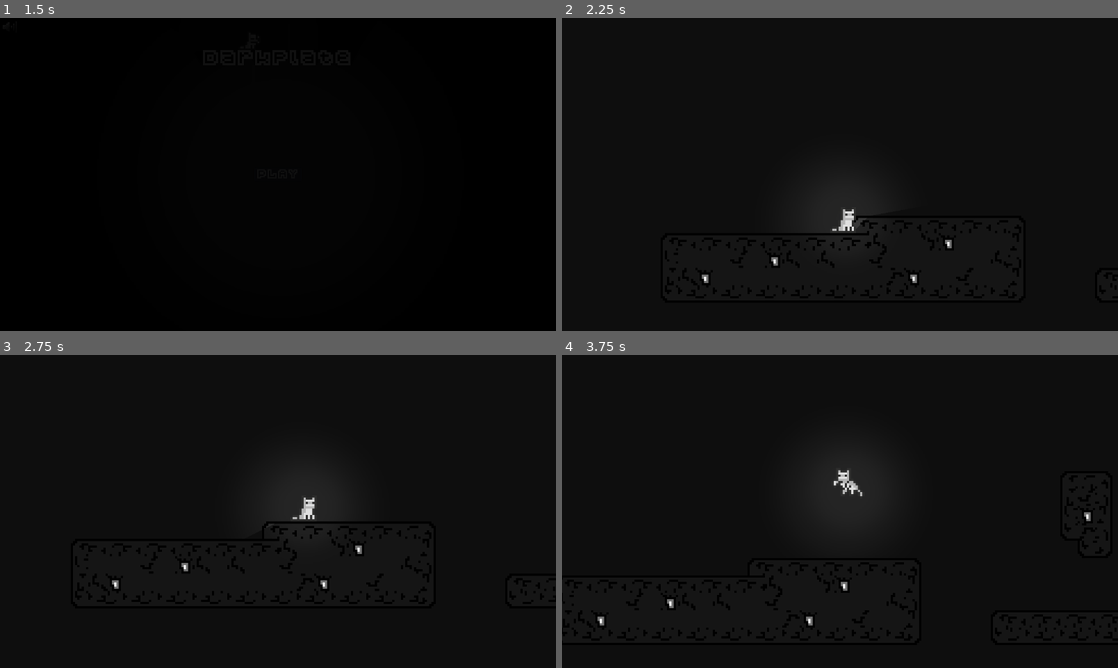
Above: before the commit, frames 1-4 (two rows, left to right).
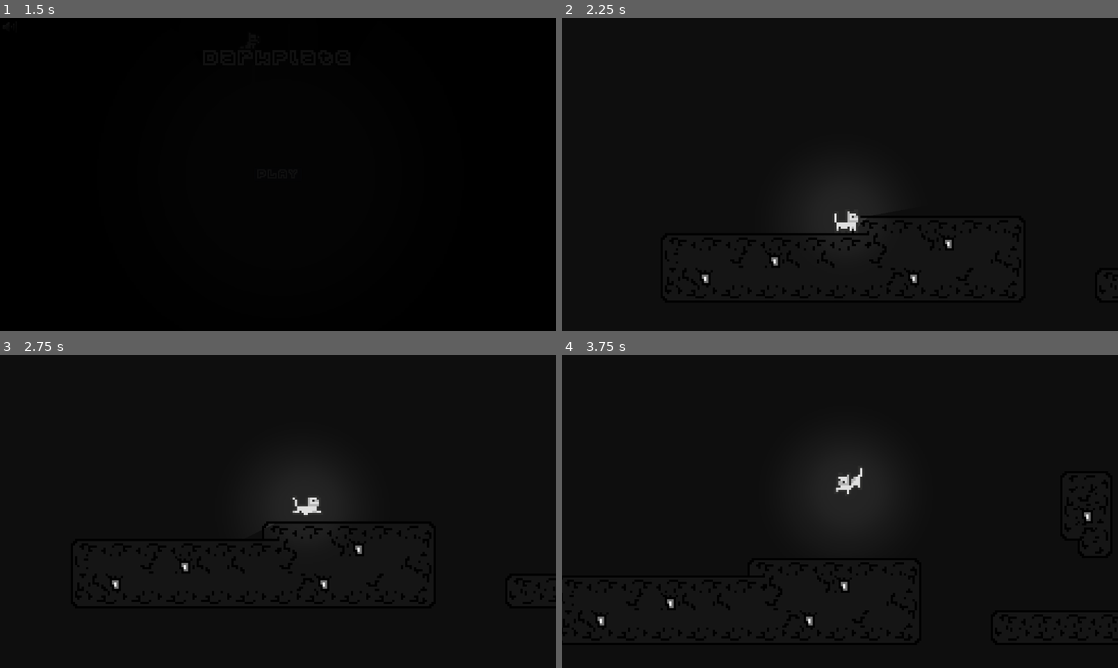
Above: after the commit, the same moments.

Repository: nwrenger/Crastination
Game: Godot game, scene res://World/Title.tscn
Same seed, same stepped clock (60 frames per second), same inputs: the game is played once before the commit and once after it.
Inputs:
- Up to frame 1 (1.5 s): click "PLAY" at 0.5 s; click "PLAY" at 1.25 s
- Up to frame 2 (2.25 s): tap Enter at 2 s; hold Right (ui_right) from 2.03 s (still down); hold Up (ui_up) from 2.03 s (still down)
- Up to frame 3 (2.75 s): keep holding Right (ui_right); keep holding Up (ui_up)
- Up to frame 4 (3.75 s): release Up (ui_up) at 2.78 s; tap R at 2.85 s; tap Up (ui_up) at 3.02, 3.05, 3.32 s; release Right (ui_right) at 3.53 s; hold Left (ui_left) from 3.53 s (still down); hold Up (ui_up) from 3.53 s (still down)

Frame 1 is identical in both runs. In frame 2, 0.2% of the frame differs, in the area x 48-54%, y 61-69%; in frame 3, 0.2%; in frame 4, 0.2%, in the area x 48-54%, y 36-46%.

Commit message:
:bug: Fixed an animation with wall jumping

Diff:
--- a/Player/Animation.gd
+++ b/Player/Animation.gd
@@ -28,7 +28,7 @@
 		if on_ground:
 			nplay("run")
 		flip_h = false
-	if Input.is_action_pressed("ui_up"):
+	if Input.is_action_just_pressed("ui_up"):
 		nplay("jump")
 	if velocity.y > 100 and wall_left == false and wall_right == false:
 			nplay("readyfalling")
@@ -36,6 +36,7 @@
 		if animation == "readyfalling":
 			nplay("jumplanding")
 		if animation == "jumplanding" and frame == 2 or animation == "run":
+			print(animation)
 			nplay("idle")
 
 
--- a/Player/PlayerSprites.tres
+++ b/Player/PlayerSprites.tres
@@ -67,10 +67,6 @@
 atlas = ExtResource( 1 )
 region = Rect2( 96, 96, 32, 32 )
 
-[sub_resource type="AtlasTexture" id=35]
-atlas = ExtResource( 1 )
-region = Rect2( 0, 256, 32, 32 )
-
 [sub_resource type="AtlasTexture" id=36]
 atlas = ExtResource( 1 )
 region = Rect2( 32, 256, 32, 32 )
@@ -135,10 +131,6 @@
 atlas = ExtResource( 2 )
 region = Rect2( 0, 0, 32, 32 )
 
-[sub_resource type="AtlasTexture" id=50]
-atlas = ExtResource( 1 )
-region = Rect2( 64, 256, 32, 32 )
-
 [sub_resource type="AtlasTexture" id=49]
 atlas = ExtResource( 2 )
 region = Rect2( 32, 0, 32, 32 )
@@ -150,7 +142,7 @@
 "name": "idle",
 "speed": 12.0
 }, {
-"frames": [ SubResource( 35 ), SubResource( 36 ), SubResource( 37 ), SubResource( 46 ) ],
+"frames": [ SubResource( 36 ), SubResource( 37 ), SubResource( 46 ) ],
 "loop": false,
 "name": "jump",
 "speed": 12.0
@@ -171,17 +163,12 @@
 "speed": 12.0
 }, {
 "frames": [ SubResource( 48 ) ],
-"loop": true,
+"loop": false,
 "name": "wall",
 "speed": 5.0
 }, {
-"frames": [ SubResource( 50 ), SubResource( 47 ) ],
+"frames": [ SubResource( 49 ) ],
 "loop": false,
-"name": "wallair",
-"speed": 5.0
-}, {
-"frames": [ SubResource( 49 ) ],
-"loop": true,
 "name": "walllook",
 "speed": 5.0
 } ]
Not shown: 1 places in Player/PlayerSprites.tres that only renumber resources
